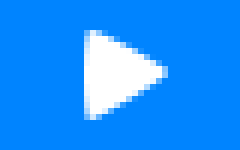
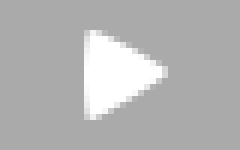
Layer changes from the first 240×150 image to the second:
added layer "图层 2" above "图层 1" over box(0, 0, 240, 150)
hid "图层 1" over box(0, 0, 240, 150)
